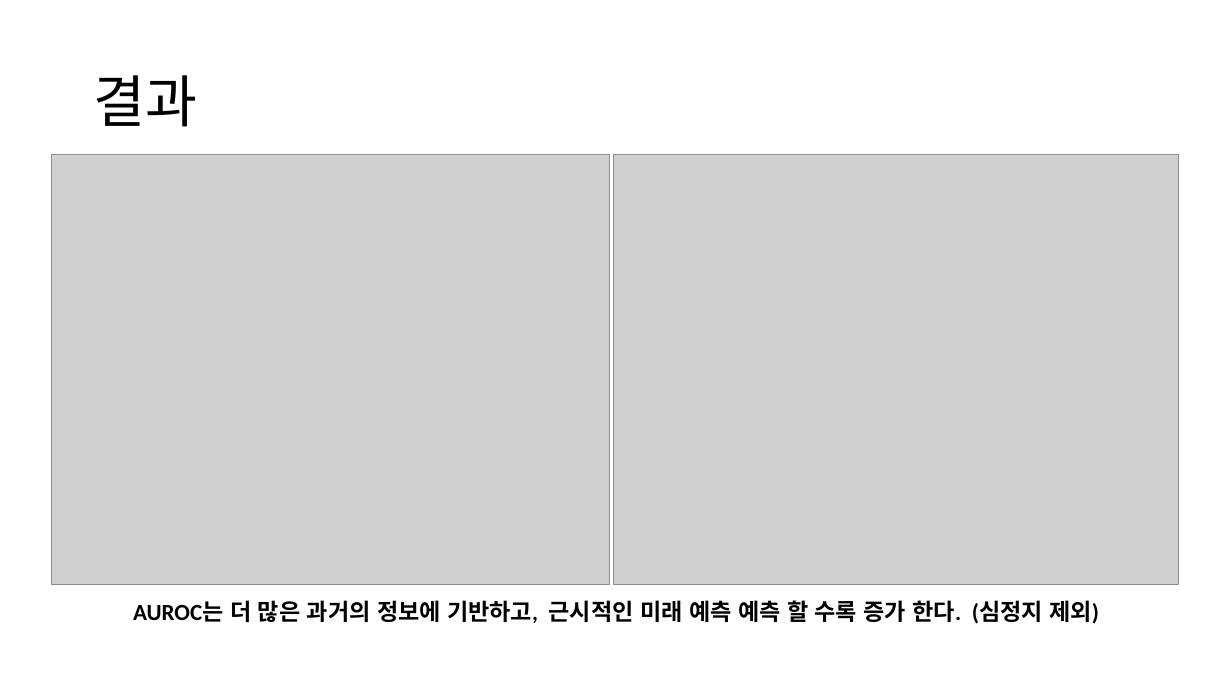
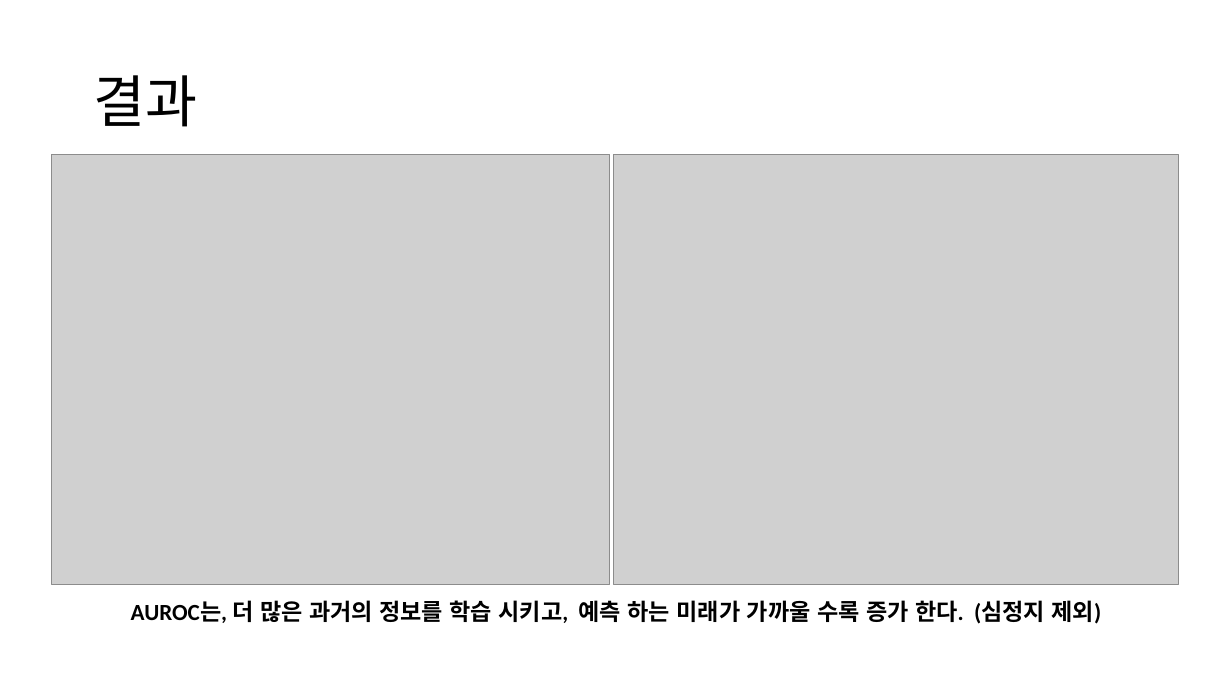
Before and after one commit to truthsj/ds4th_study, a slide deck: slide 15 of doc/텐초의 파이토치 딥러닝 특강/학습하는_조직.pptx. Drawn at 1232x693 pixels with LibreOffice and Linux fonts; fonts in the diff are those of the drawing; grey boxes stand for pictures. Boxes give left, top, right and bottom in pixels: in the first picture for what was removed or moved away, otherwise in the second. Text is boxed around its words. In the diff, an @@ line names an element or a change of style, - is before the commit and + after.

Commit message:
학습 하는 조직

```diff
--- a/doc/텐초의 파이토치 딥러닝 특강/학습하는_조직.pptx
+++ b/doc/텐초의 파이토치 딥러닝 특강/학습하는_조직.pptx
@@ text at (x1=131, y1=600, x2=1102, y2=624): text changed @@
-AUROC는 더 많은 과거의 정보에 기반하고, 근시적인 미래 예측 예측 할 수록 증가 한다. (심정지 제외)
+AUROC는, 더 많은 과거의 정보를 학습 시키고, 예측 하는 미래가 가까울 수록 증가 한다. (심정지 제외)
```
Also in this commit, not shown: 3 other slides changed, 6 other files.
